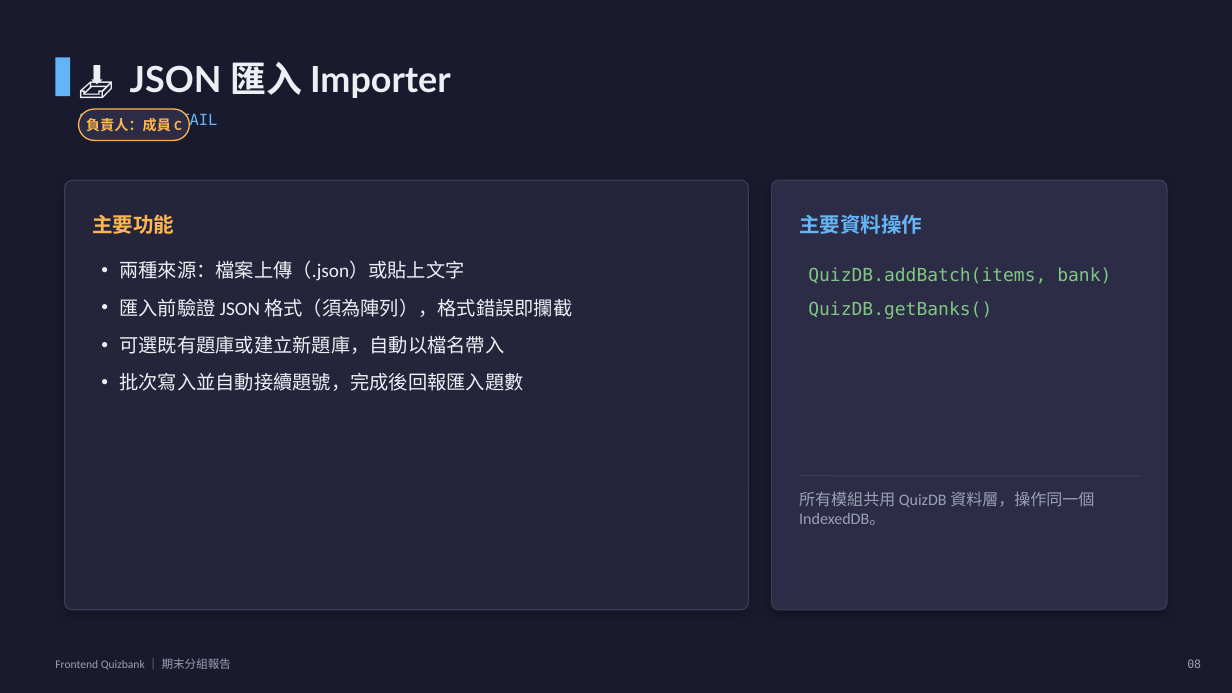
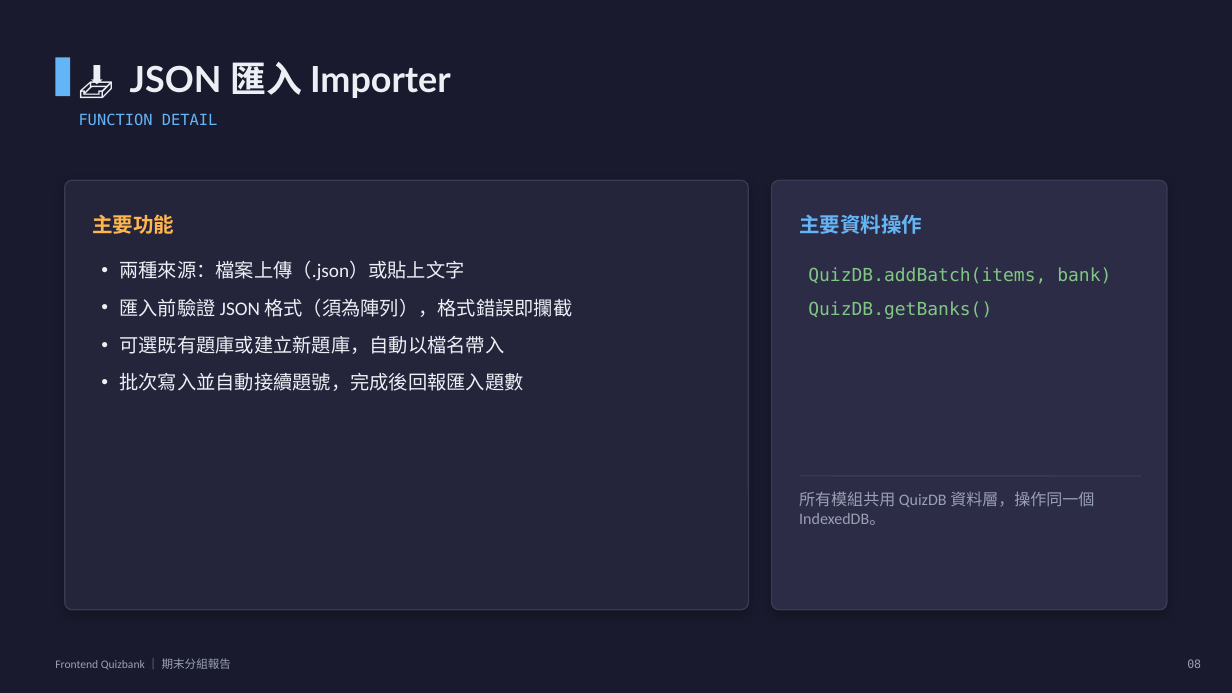
Before and after one commit to chuan13/frontend-quizbank, a slide deck: slide 8 of docs/期末報告_FrontendQuizbank.pptx. Drawn at 1232x693 pixels with LibreOffice and Linux fonts; fonts in the diff are those of the drawing. Boxes give left, top, right and bottom in pixels: in the first picture for what was removed or moved away, otherwise in the second. Text is boxed around its words. In the diff, an @@ line names an element or a change of style, - is before the commit and + after.

```diff
--- a/docs/期末報告_FrontendQuizbank.pptx
+++ b/docs/期末報告_FrontendQuizbank.pptx
@@ rounded rectangle removed at box(79, 109, 189, 140) @@
@@ text removed at box(86, 118, 181, 131) @@
-負責人：成員 C
```
Also in this commit, not shown: 7 other slides changed, 1 slide removed, 5 other files.
